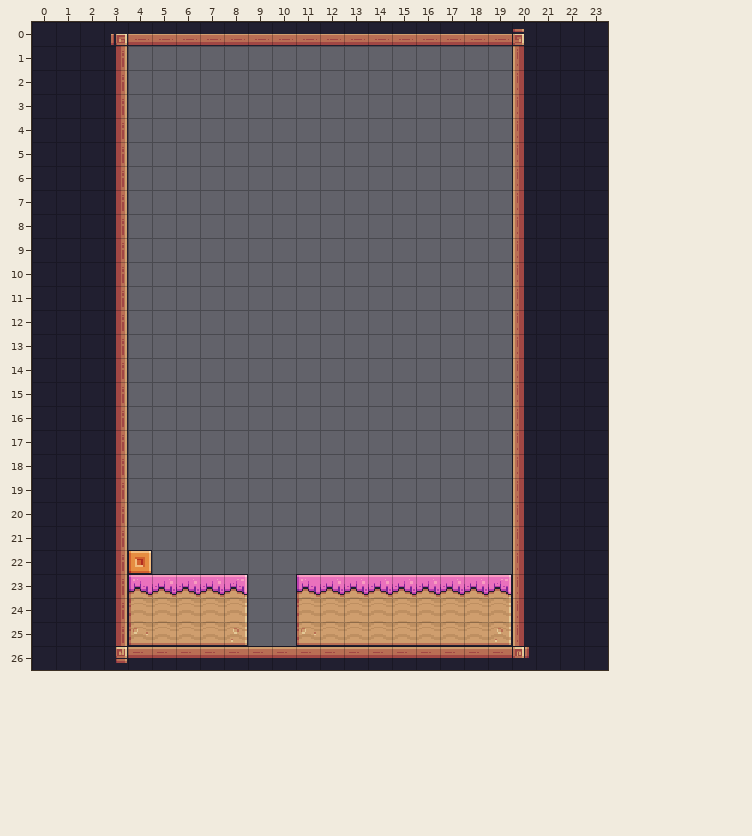
Two versions of a level (Tiled map, assets/tiles/Level_02.tmx). The picture above is the old version.
Cells are 16x16 px. Shown: x 0..23, y 0..26.
And afterwards:
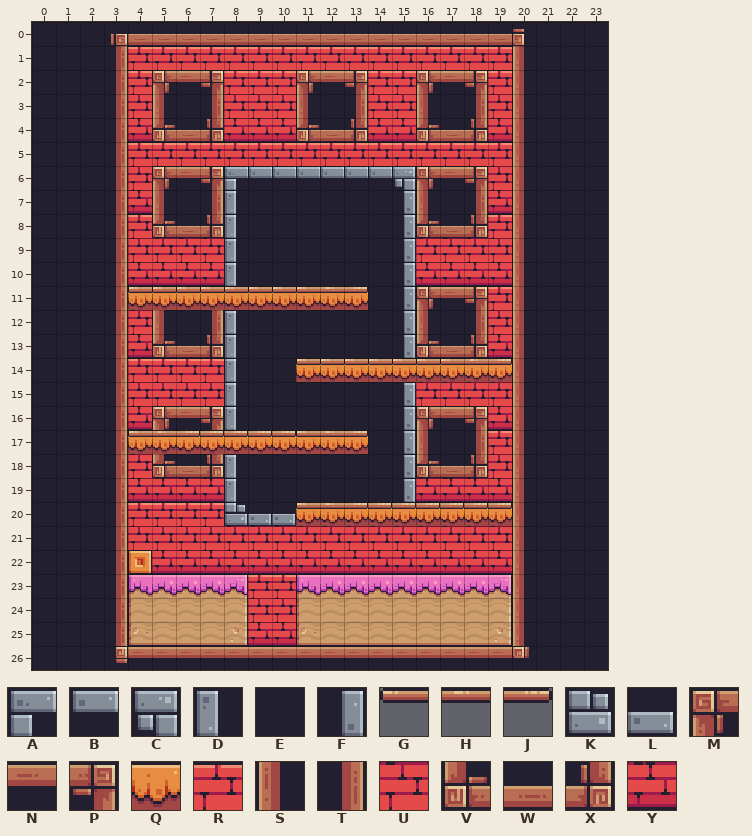
Key: from "pandabyte": A 0, B 1, C 2, D 22, E 23, F 24, G 39, H 40, J 41, K 44, L 45, M 88, N 89, P 90, Q 95, R 106, S 110, T 112, U 128, V 132, W 133, X 134, Y 150.
_ is an empty cell.
Tiles of an added or newly shown layer are drawn over the layers below it.
Change:
{"where": "layer \"bg\" (added)"}
{"y":1,"x":4,"old":"________________","new":"RRRRRRRRRRRRRRRR"}
{"y":2,"x":4,"old":"________________","new":"RMNPRRRMNPRRMNPR"}
{"y":3,"x":4,"old":"________________","new":"USETUUUSETUUSETU"}
{"y":4,"x":4,"old":"________________","new":"YVWXYYYVWXYYVWXY"}
{"y":5,"x":4,"old":"________________","new":"RRRRRRRRRRRRRRRR"}
{"y":6,"x":4,"old":"________________","new":"UMNPABBBBBBCMNPU"}
{"y":7,"x":4,"old":"________________","new":"YSETDEEEEEEFSETY"}
{"y":8,"x":4,"old":"________________","new":"RVWXDEEEEEEFVWXR"}
{"y":9,"x":4,"old":"________________","new":"UUUUDEEEEEEFUUUU"}
{"y":10,"x":4,"old":"________________","new":"YYYYDEEEEEEFYYYY"}
{"y":11,"x":4,"old":"________________","new":"QQQQQQQQQQEFMNPR"}
{"y":12,"x":4,"old":"________________","new":"USETDEEEEEEFSETU"}
{"y":13,"x":4,"old":"________________","new":"YVWXDEEEEEEFVWXY"}
{"y":14,"x":4,"old":"________________","new":"RRRRDEEQQQQQQQQQ"}
{"y":15,"x":4,"old":"________________","new":"UUUUDEEEEEEFUUUU"}
{"y":16,"x":4,"old":"________________","new":"YMNPDEEEEEEFMNPY"}
{"y":17,"x":4,"old":"________________","new":"QQQQQQQQQQEFSETR"}
{"y":18,"x":4,"old":"________________","new":"UVWXDEEEEEEFVWXU"}
{"y":19,"x":4,"old":"________________","new":"YYYYDEEEEEEFYYYY"}
{"y":20,"x":4,"old":"________________","new":"RRRRKLLQQQQQQQQQ"}
{"y":21,"x":4,"old":"________________","new":"UUUUUUUUUUUUUUUU"}
{"y":22,"x":5,"old":"_______________","new":"YYYYYYYYYYYYYYY"}
{"y":23,"x":9,"old":"__","new":"RR"}
{"y":24,"x":9,"old":"__","new":"UU"}
{"y":25,"x":9,"old":"__","new":"YY"}
{"where": "layer \"Background\""}
{"y":11,"x":4,"old":"__________","new":"GGGGGGGGHJ"}
{"y":14,"x":11,"old":"_________","new":"GGGGGGGHJ"}
{"y":17,"x":4,"old":"__________","new":"GHJJJJJGHJ"}
{"y":20,"x":11,"old":"_________","new":"GHJJJJJJJ"}
{"label":"added","picture_box":[128,46,512,646]}
